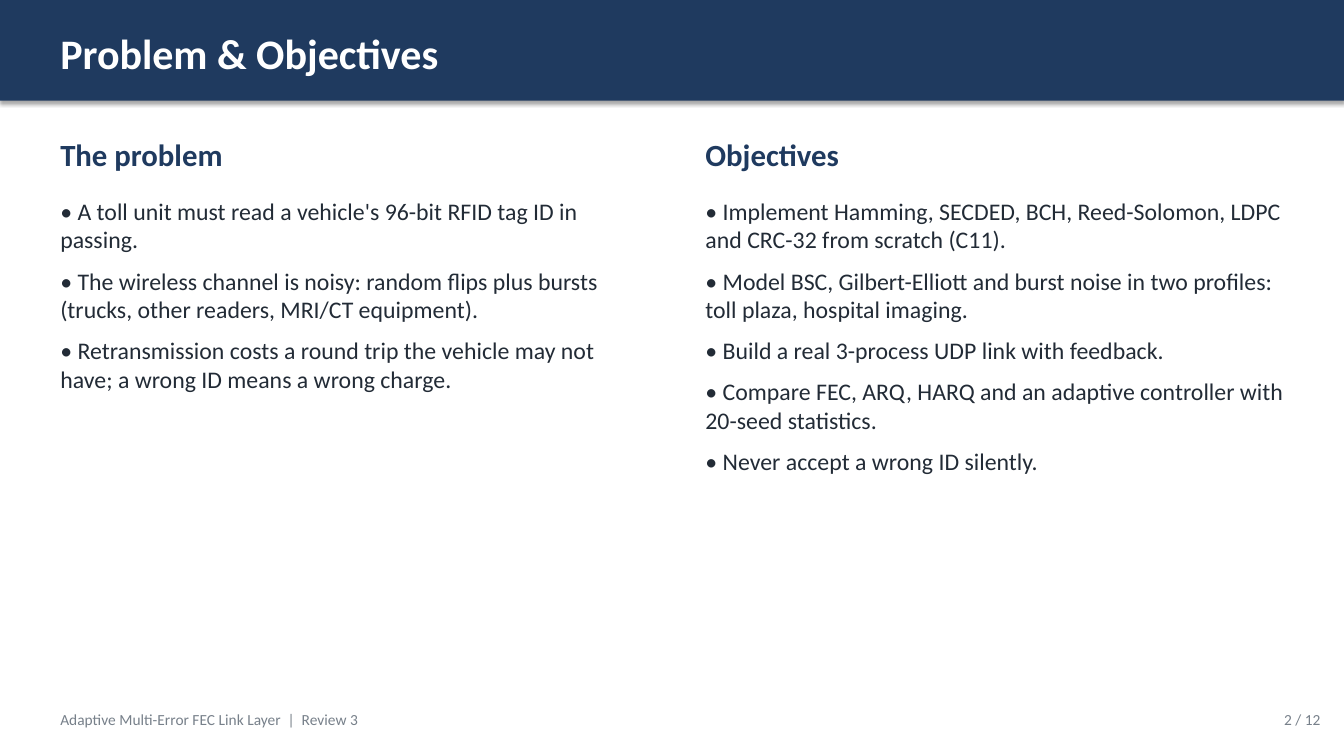
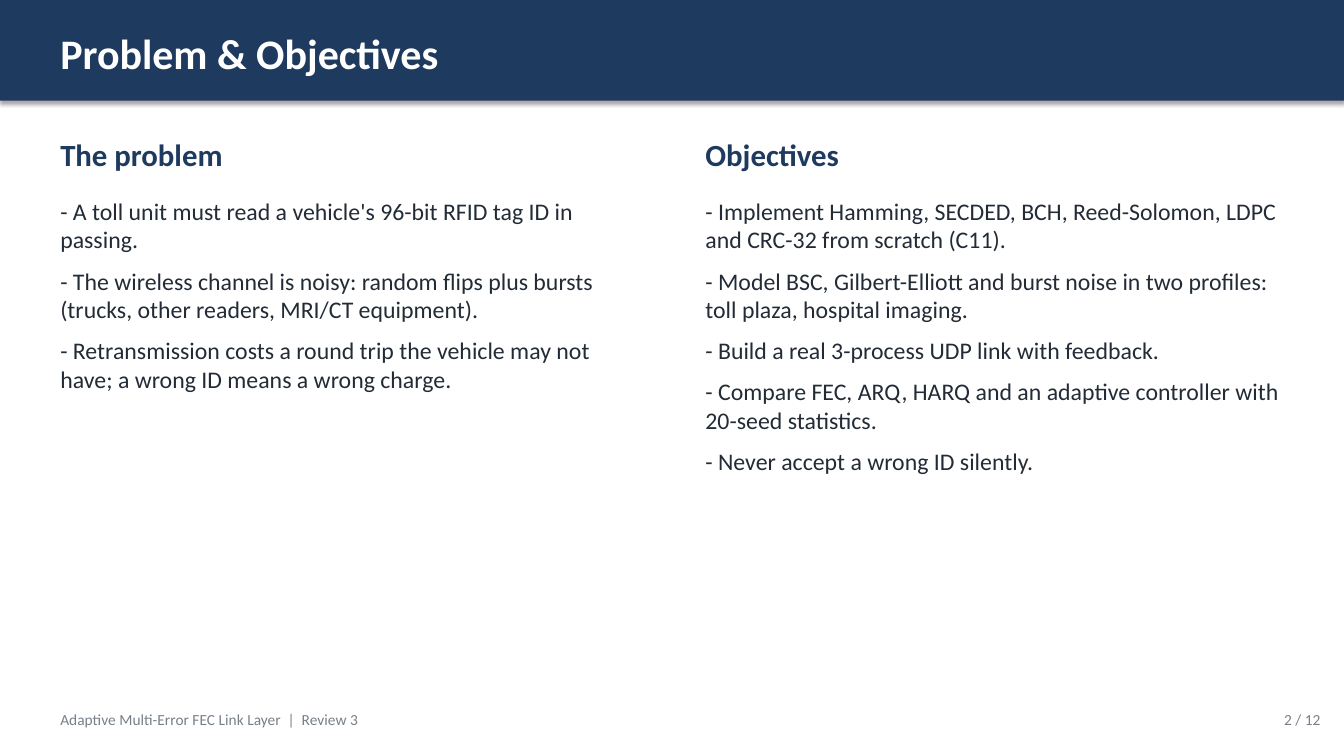
Before and after one commit to PavitranVC/Adaptive-FEC-Link, a slide deck: slide 2 of submission/Review3_Final_Presentation.pptx. Drawn at 1344x756 pixels with LibreOffice and Linux fonts; fonts in the diff are those of the drawing. Boxes give left, top, right and bottom in pixels: in the first picture for what was removed or moved away, otherwise in the second. Text is boxed around its words. In the diff, an @@ line names an element or a change of style, - is before the commit and + after.

```diff
--- a/submission/Review3_Final_Presentation.pptx
+++ b/submission/Review3_Final_Presentation.pptx
@@ text at <box>60,203,592,392</box>: text changed @@
-• A toll unit must read a vehicle's 96-bit RFID tag ID in passing.
-• The wireless channel is noisy: random flips plus bursts (trucks, other readers, MRI/CT equipment).
-• Retransmission costs a round trip the vehicle may not have; a wrong ID means a wrong charge.
+- A toll unit must read a vehicle's 96-bit RFID tag ID in passing.
+- The wireless channel is noisy: random flips plus bursts (trucks, other readers, MRI/CT equipment).
+- Retransmission costs a round trip the vehicle may not have; a wrong ID means a wrong charge.
@@ text at <box>705,203,1278,474</box>: text changed @@
-• Implement Hamming, SECDED, BCH, Reed-Solomon, LDPC and CRC-32 from scratch (C11).
-• Model BSC, Gilbert-Elliott and burst noise in two profiles: toll plaza, hospital imaging.
-• Build a real 3-process UDP link with feedback.
-• Compare FEC, ARQ, HARQ and an adaptive controller with 20-seed statistics.
-• Never accept a wrong ID silently.
+- Implement Hamming, SECDED, BCH, Reed-Solomon, LDPC and CRC-32 from scratch (C11).
+- Model BSC, Gilbert-Elliott and burst noise in two profiles: toll plaza, hospital imaging.
+- Build a real 3-process UDP link with feedback.
+- Compare FEC, ARQ, HARQ and an adaptive controller with 20-seed statistics.
+- Never accept a wrong ID silently.
```
Also in this commit, not shown: 5 other slides changed, 2 other files.
